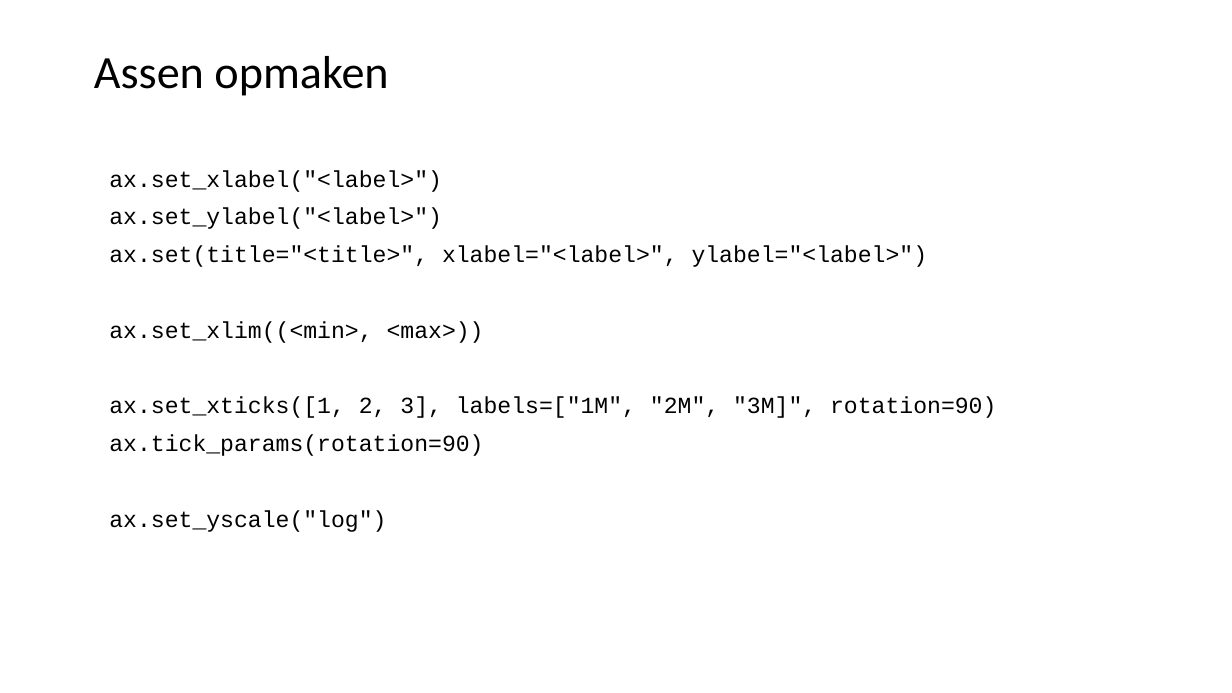
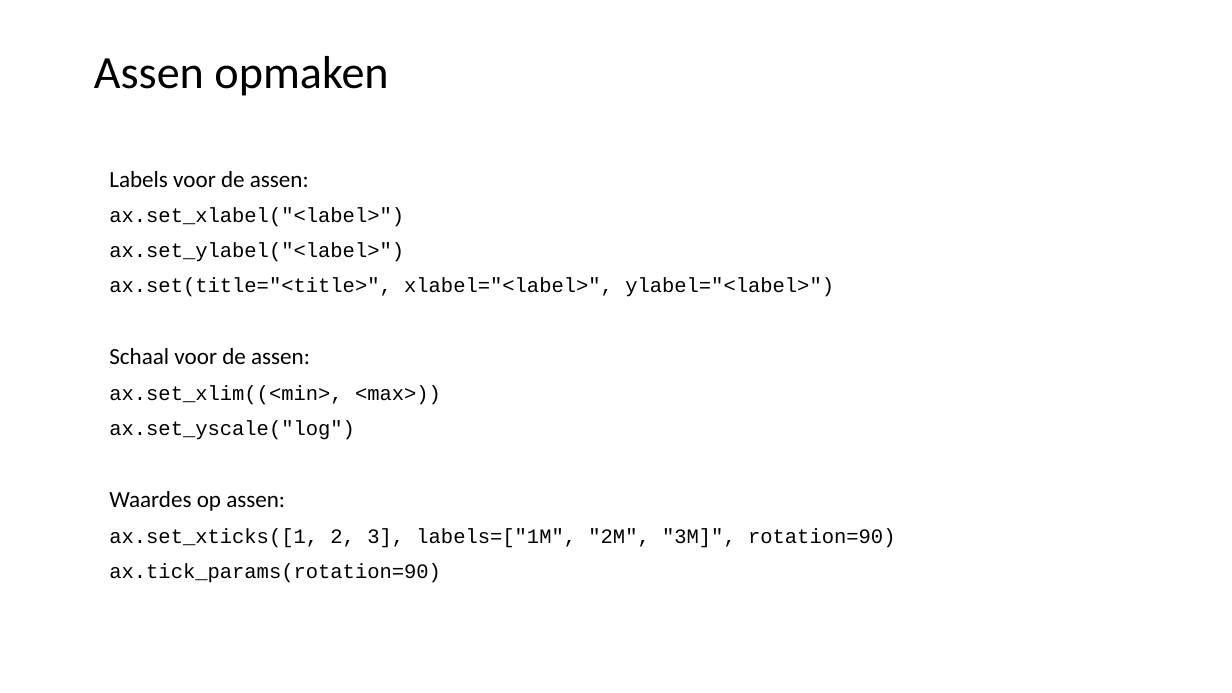
Before and after one commit to LFKoning/knowledge-sharing, a slide deck: slide 27 of python_trainees/3_pandas_plotting/python_traineeship_3.pptx. Drawn at 1232x693 pixels with LibreOffice and Linux fonts; fonts in the diff are those of the drawing. Boxes give left, top, right and bottom in pixels: in the first picture for what was removed or moved away, otherwise in the second. Text is boxed around its words. In the diff, an @@ line names an element or a change of style, - is before the commit and + after.

```diff
--- a/python_trainees/3_pandas_plotting/python_traineeship_3.pptx
+++ b/python_trainees/3_pandas_plotting/python_traineeship_3.pptx
@@ text at bbox=[109, 171, 309, 187]: paragraph added @@
+Labels voor de assen:
@@ text at bbox=[109, 208, 895, 583]: size 18 to 16 pt in "ax.set_xlabel("<label>")", "ax.set_ylabel("<label>")", "ax.set(title="<title>", xlabel="<label>", ylabel="<label>")", "ax.set_xlim((<min>, <max>))" and 2 more places @@
@@ text at bbox=[109, 348, 310, 364]: paragraph added @@
+Schaal voor de assen:
@@ text at bbox=[109, 420, 355, 511]: paragraphs added @@
+ax.set_yscale("log")
+Waardes op assen:
@@ text at bbox=[109, 510, 386, 532]: paragraph removed @@
-ax.set_yscale("log")
```
Also in this commit, not shown: 2 other slides changed, 3 other files.
